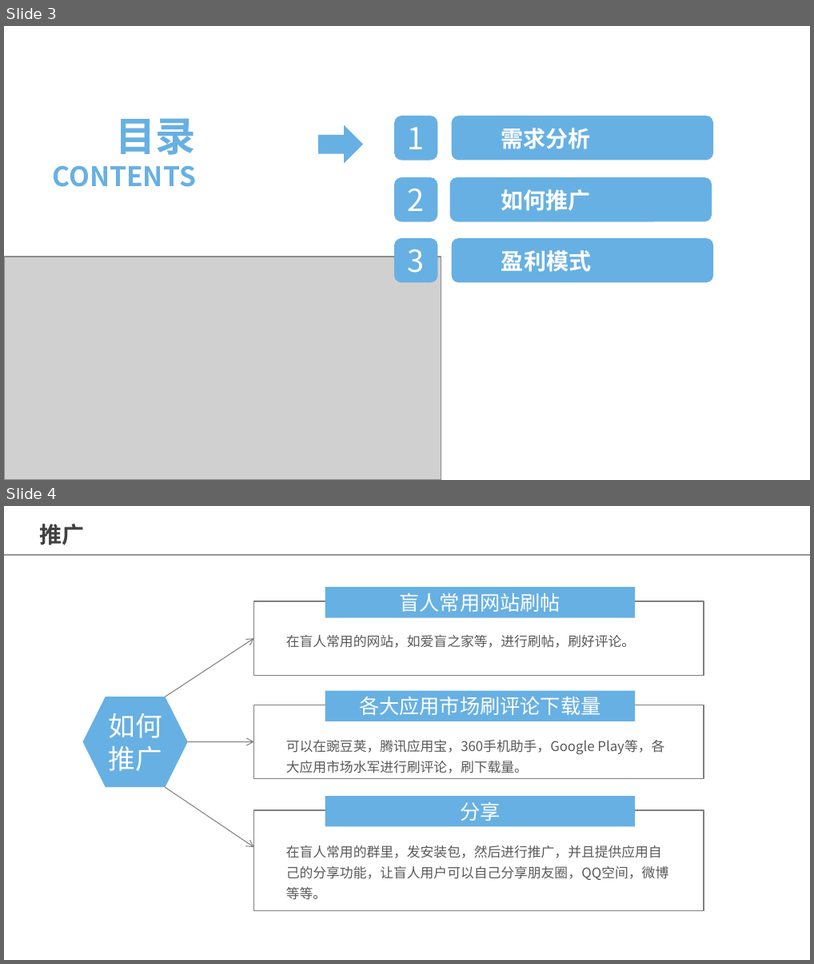
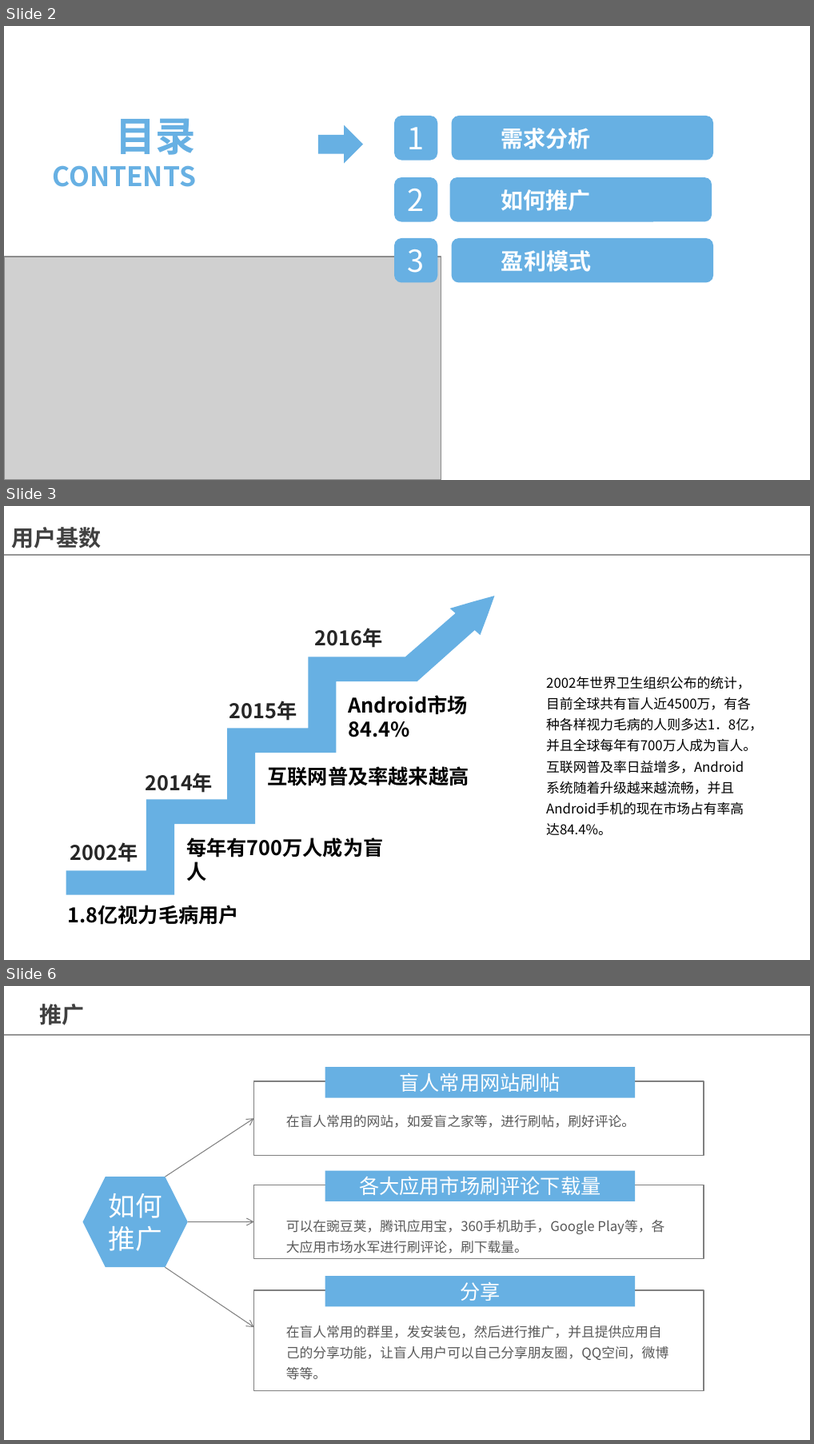
Before and after one commit to guoyu07/AccessibilityAppStoreDecument, a slide deck: 无障碍应用市场需求分析.pptx. Shown one above the other, each under a label of ours: slides 3 and 4 before the commit, slides 2, 3 and 6 after it; the slides between them are not shown. The pictures are 814x964 and 814x1444 pixels, drawn with LibreOffice and Linux fonts; fonts in the diff are those of the drawing; grey boxes stand for pictures. Boxes give left, top, right and bottom in pixels: in the first picture for what was removed or moved away, otherwise in the second. Text is boxed around its words. In the diff, an @@ line names an element or a change of style, - is before the commit and + after.

Commit message:
pp修改完善，需求分析，盲人用户痛点

```diff
--- a/无障碍应用市场需求分析.pptx
+++ b/无障碍应用市场需求分析.pptx
@@ slide 3 added at <box>4,506,810,960</box>, background #FFFFFF; not listed: 1 template element that a slide beside it also shows @@
@@ text added at <box>11,527,101,548</box>, 20 pt, text #404040, bold @@
+用户基数
@@ freeform shape added at <box>66,596,495,895</box>, fill #67B0E3 @@
@@ text added at <box>315,628,383,648</box>, 18 pt, text #262626, bold @@
+2016年
@@ text added at <box>546,676,763,835</box>, 12 pt, text #000000 @@
+2002年世界卫生组织公布的统计，目前全球共有盲人近4500万，有各种各样视力毛病的人则多达1．8亿，并且全球每年有700万人成为盲人。互联网普及率日益增多，Android系统随着升级越来越流畅，并且Android手机的现在市场占有率高达84.4%。
@@ text added at <box>230,700,298,720</box>, 18 pt, text #262626, bold @@
+2015年
@@ text added at <box>349,721,410,737</box>, 18 pt, text #000000, bold @@
+Android市场84.4%
@@ text added at <box>267,766,469,786</box>, 18 pt, text #000000, bold @@
+互联网普及率越来越高
@@ text added at <box>145,772,213,792</box>, 18 pt, text #262626, bold @@
+2014年
@@ text added at <box>186,837,383,857</box>, 18 pt, text #000000, bold @@
+每年有700万人成为盲人
@@ text added at <box>70,842,138,862</box>, 18 pt, text #262626, bold @@
+2002年
@@ text added at <box>68,904,239,924</box>, 18 pt, text #000000, bold @@
+1.8亿视力毛病用户
@@ what was slide 3 is now slide 2 @@
@@ what was slide 4 is now slide 6 @@
```
Also in this commit, not shown: 2 slides changed, 1 other slide added.
